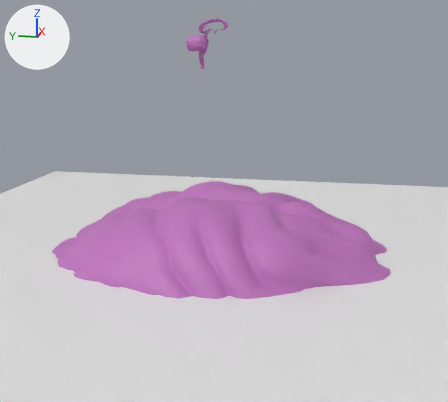
One commit to the glTF model brain.glb: the scene before it, then after it.
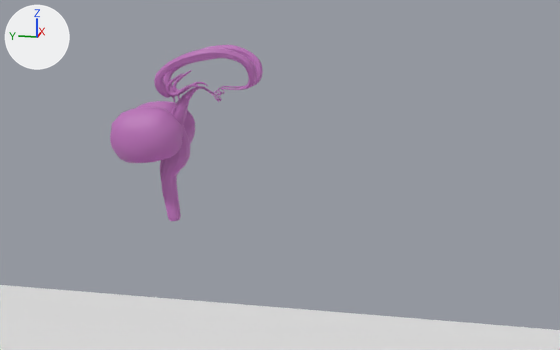
Old and new are each drawn from a camera (50 mm lens) standing at (-1.671, -0.347, 1.562) and looking at (-0.101, -0.033, 1.17) and again close up from a camera (50 mm lens) standing at (-0.54, -0.144, 1.681) and looking at (-0.006, -0.037, 1.547). Arrows for +X, +Y and +Z are at upper left; the lights stay in place. Where no turn or scale is listed for an object, it has been applied to the vertices.

The first close-up shows 'Cube', 'V1_1:jianmian_02:Female_Nervous_Amygdala2', 'V1_1:jianmian_03:Female_Nervous_Medulla_Caudate_Nucleus', 'V1_1:jianmian_03:naozi_Group1', 'naozi_Group1'.
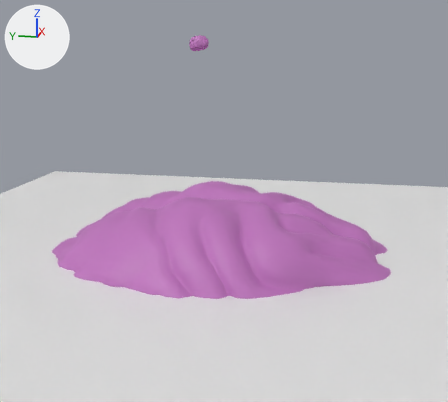
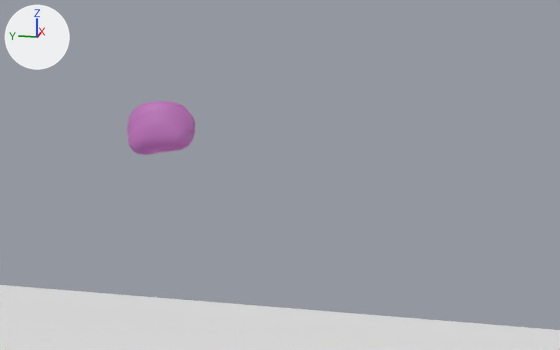
Commit message: Brain2
Brain2

Boxes [x1, y1, x2, y2] around the edits, measured in the close-ups (560 x 350 px):
'V1_1:jianmian_03:Female_Nervous_Medulla_Caudate_Nucleus', deleted
    before: [154, 45, 263, 221]
'V1_1:jianmian_03:naozi_Group1', deleted (pink)
    before: [110, 107, 183, 163]
'V1_1:jianmian_02:Female_Nervous_Amygdala2', deleted
    before: [160, 70, 208, 182]
'naozi_Group1', unchanged, uncovered by the edit
    before: [137, 101, 195, 144]
    after: [127, 101, 195, 155]

The change, as a diff of the scene's bpy script:
```diff
--- a/brain.glb.py
+++ b/brain.glb.py
@@ ob_v1_1_jianmian_02_female_nervous_amygdala2 @@
-ob_v1_1_jianmian_02_female_nervous_amygdala2 = bpy.data.objects.new('V1_1:jianmian_02:Female_Nervous_Amygdala2', me_mesh_001)
-ob_v1_1_jianmian_02_female_nervous_amygdala2.location = (0.0, 0.0, 0.0)
@@ ob_v1_1_jianmian_03_female_nervous_medulla_caudate_nucleus @@
-ob_v1_1_jianmian_03_female_nervous_medulla_caudate_nucleus = bpy.data.objects.new('V1_1:jianmian_03:Female_Nervous_Medulla_Caudate_Nucleus', me_mesh_005)
-ob_v1_1_jianmian_03_female_nervous_medulla_caudate_nucleus.location = (0.0, 0.0, 0.0)
@@ ob_v1_1_jianmian_03_naozi_group1 @@
-ob_v1_1_jianmian_03_naozi_group1 = bpy.data.objects.new('V1_1:jianmian_03:naozi_Group1', me_mesh_003)
-ob_v1_1_jianmian_03_naozi_group1.location = (0.0, 0.0, 0.0)
```
